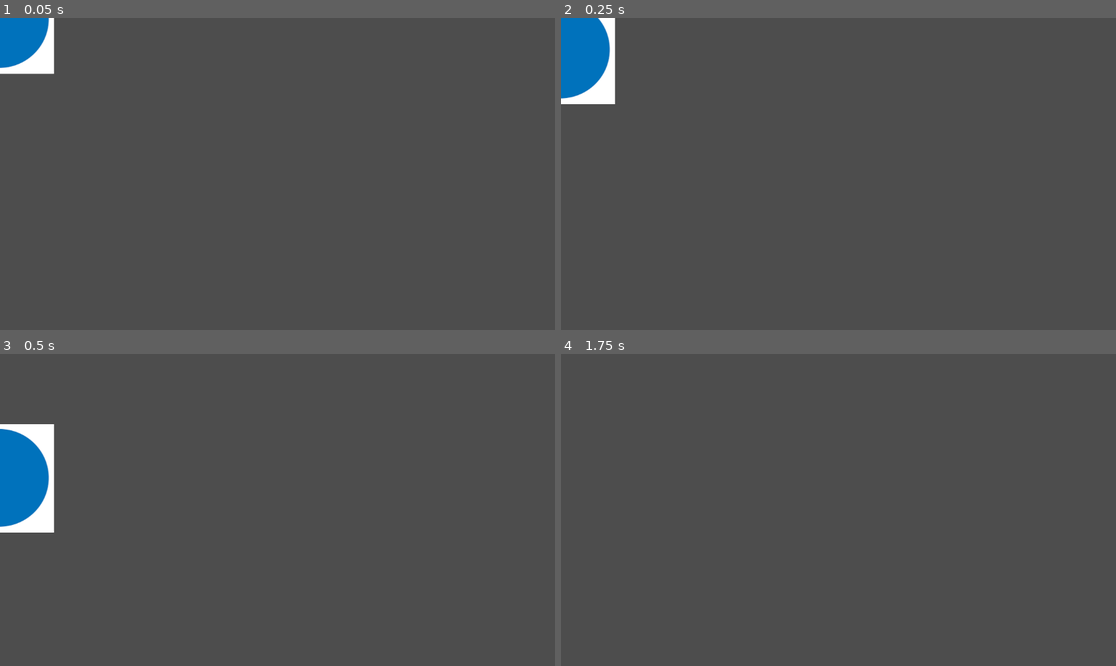
Above: before the commit, frames 1-4 (two rows, left to right).
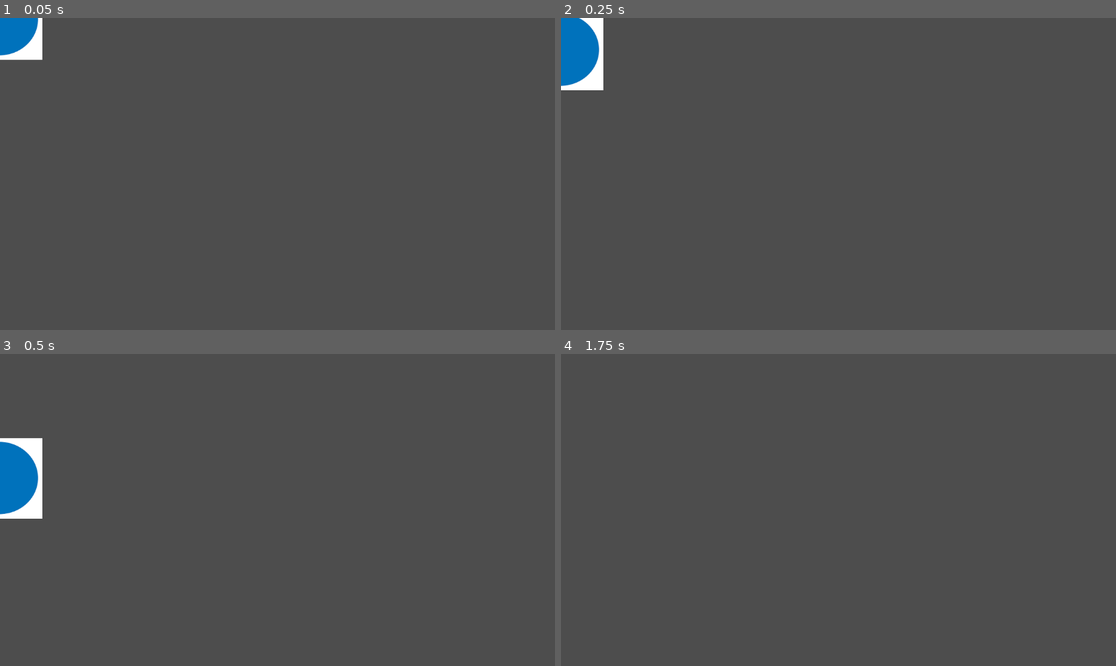
Above: after the commit, the same moments.

Repository: s-france/GGJ2024GoombaGame
Game: Godot game, scene res://player.tscn
Same seed, same stepped clock (60 frames per second), same inputs: the game is played once before the commit and once after it.
Inputs:
- Up to frame 1 (0.05 s): no input
- Up to frame 2 (0.25 s): no input
- Up to frame 3 (0.5 s): no input
- Up to frame 4 (1.75 s): tap Enter at 1.25 s

The runs differ from the first frame. In frame 1, 1.1% of the frame differs, in the area x 0-10%, y 0-19%; in frame 2, 1.4%; in frame 3, 2.1%, in the area x 0-10%, y 22-58%; in frame 4, nothing differs.

Commit message:
player movement code
added platformer mvement

Diff:
--- a/GoombaGame/Player.gd
+++ b/GoombaGame/Player.gd
@@ -114,8 +114,6 @@
 
 
 
-
-
 func wall_jump():
 	if not is_on_wall_only() and wall_jump_timer.time_left <= 0.0: return
 
--- a/GoombaGame/player.tscn
+++ b/GoombaGame/player.tscn
@@ -4,20 +4,27 @@
 [ext_resource type="Texture2D" uid="uid://bvswab51gqpw6" path="res://Player 1/Unknown.png" id="2_gdpj2"]
 
 [sub_resource type="RectangleShape2D" id="RectangleShape2D_6jwg3"]
-size = Vector2(224, 222)
+size = Vector2(173, 164)
 
 [node name="Player" type="CharacterBody2D"]
 script = ExtResource("1_6ewu2")
 
 [node name="Unknown" type="Sprite2D" parent="."]
+position = Vector2(0, 1.90735e-06)
+scale = Vector2(0.78, 0.74)
 texture = ExtResource("2_gdpj2")
 
 [node name="CollisionShape2D" type="CollisionShape2D" parent="."]
-position = Vector2(0, -2)
 shape = SubResource("RectangleShape2D_6jwg3")
 
 [node name="CoyoteJumpTimer" type="Timer" parent="."]
+wait_time = 0.1
+one_shot = true
 
 [node name="JumpBufferTimer" type="Timer" parent="."]
+wait_time = 0.1
+one_shot = true
 
 [node name="WallJumpTimer" type="Timer" parent="."]
+wait_time = 0.1
+one_shot = true
--- a/GoombaGame/project.godot
+++ b/GoombaGame/project.godot
@@ -15,6 +15,24 @@
 config/features=PackedStringArray("4.2", "GL Compatibility")
 config/icon="res://icon.svg"
 
+[input]
+
+left={
+"deadzone": 0.5,
+"events": [Object(InputEventJoypadButton,"resource_local_to_scene":false,"resource_name":"","device":0,"button_index":13,"pressure":0.0,"pressed":true,"script":null)
+]
+}
+right={
+"deadzone": 0.5,
+"events": [Object(InputEventJoypadButton,"resource_local_to_scene":false,"resource_name":"","device":0,"button_index":14,"pressure":0.0,"pressed":true,"script":null)
+]
+}
+jump={
+"deadzone": 0.5,
+"events": [Object(InputEventJoypadButton,"resource_local_to_scene":false,"resource_name":"","device":0,"button_index":1,"pressure":0.0,"pressed":true,"script":null)
+]
+}
+
 [rendering]
 
 renderer/rendering_method="gl_compatibility"
--- a/GoombaGame/scene2D.tscn
+++ b/GoombaGame/scene2D.tscn
@@ -1,9 +1,13 @@
-[gd_scene load_steps=2 format=3 uid="uid://ceqpurup3n5wt"]
+[gd_scene load_steps=3 format=3 uid="uid://ceqpurup3n5wt"]
+
+[ext_resource type="PackedScene" uid="uid://im5fds7crark" path="res://player.tscn" id="1_of4x1"]
 
 [sub_resource type="RectangleShape2D" id="RectangleShape2D_8oryc"]
 size = Vector2(819, 17)
 
 [node name="World" type="Node2D"]
+
+[node name="Player" parent="." instance=ExtResource("1_of4x1")]
 
 [node name="Camera2D" type="Camera2D" parent="."]
 
